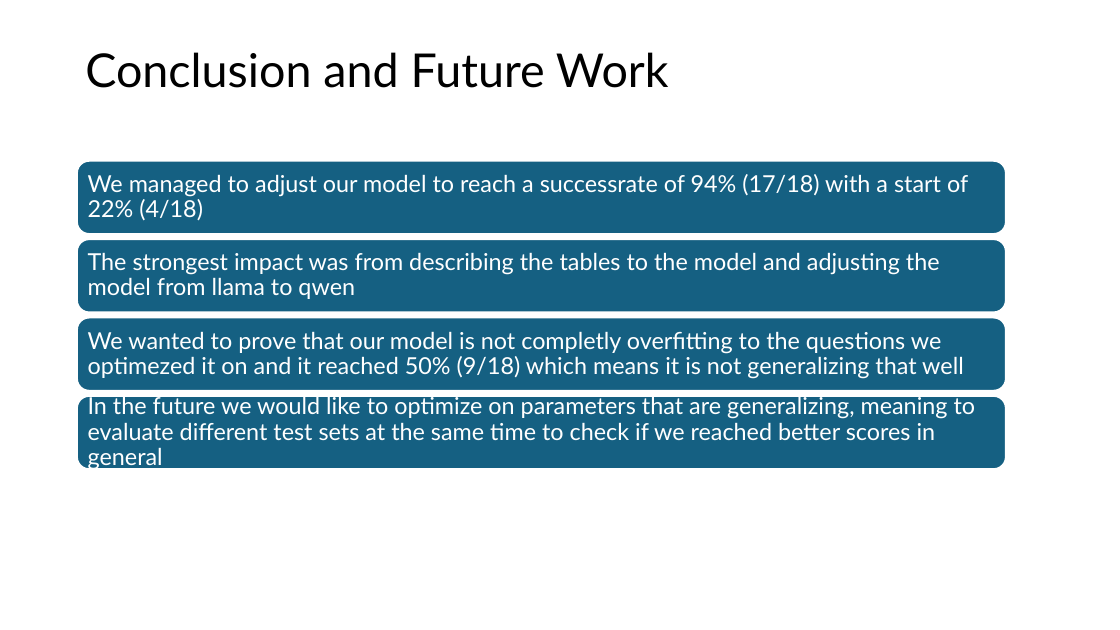
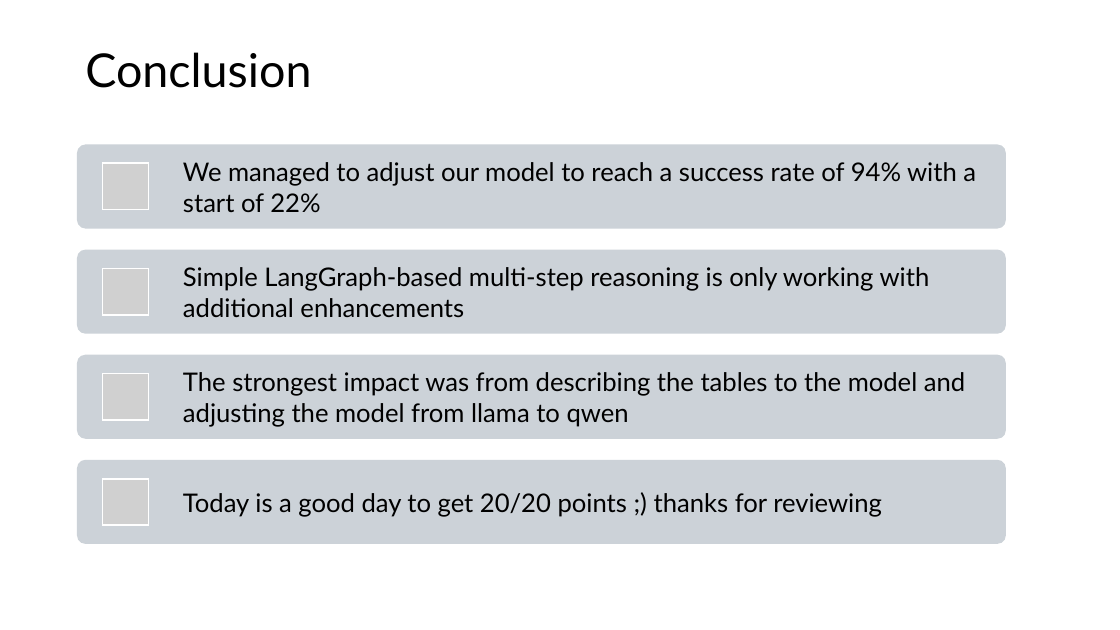
Before and after one commit to bjoern555/dwh2-text-to-sql, a slide deck: slide 8 of docs/DHW2_Wagner_Kryeziu_Johnson.pptx (slide 9 before the commit). Drawn at 1120x630 pixels with LibreOffice and Linux fonts; fonts in the diff are those of the drawing; grey boxes stand for pictures. Boxes give left, top, right and bottom in pixels: in the first picture for what was removed or moved away, otherwise in the second. Text is boxed around its words. In the diff, an @@ line names an element or a change of style, - is before the commit and + after.

Commit message:
updated pptx

```diff
--- a/docs/DHW2_Wagner_Kryeziu_Johnson.pptx
+++ b/docs/DHW2_Wagner_Kryeziu_Johnson.pptx
@@ text at [85, 52, 311, 88]: text changed @@
-Conclusion and Future Work
+Conclusion
@@ rounded rectangle: place and size @@
-rounded rectangle at [77, 161, 1007, 234]
+rounded rectangle at [77, 145, 1007, 229]
@@ text at [183, 162, 976, 213]: text changed; size 20 to 22 pt; text colour #FFFFFF to #000000 @@
-We managed to adjust our model to reach a successrate of 94% (17/18) with a start of 22% (4/18)
+We managed to adjust our model to reach a success rate of 94% with a start of 22%
@@ rounded rectangle: place and size @@
-rounded rectangle at [77, 239, 1007, 313]
+rounded rectangle at [77, 250, 1007, 334]
@@ rounded rectangle removed at [77, 318, 1007, 391] @@
@@ fill #156082 to #CCD2D8; outline #FFFFFF 1.5 pt to none; proportions changed in 3 elements at [77, 145, 1007, 229], [77, 250, 1007, 334], [77, 355, 1007, 439] @@
@@ rounded rectangle: place and size @@
-rounded rectangle at [77, 396, 1007, 469]
+rounded rectangle at [77, 355, 1007, 439]
@@ text removed at [88, 331, 964, 379] @@
-We wanted to prove that our model is not completly overfitting to the questions we optimezed it on and it reached 50% (9/18) which means it is not generalizing that well
@@ text "The strongest impact was from ...": place and size @@
-text "The strongest impact was from ..." at [88, 252, 940, 299]
+text "The strongest impact was from ..." at [183, 372, 965, 427]
@@ text "The strongest impact was from ..." at [183, 372, 965, 427]: size 20 to 22 pt, text colour #FFFFFF to #000000; line spacing 0.9 to 1 @@
@@ text removed at [88, 394, 976, 470] @@
-In the future we would like to optimize on parameters that are generalizing, meaning to evaluate different test sets at the same time to check if we reached better scores in general
@@ group added at [77, 164, 1007, 544]: 4 pictures, 2 texts, 1 rounded rectangle @@
+Simple LangGraph-based multi-step reasoning is only working with additional enhancements
+Today is a good day to get 20/20 points ;) thanks for reviewing
```
Also in this commit, not shown: 7 other slides changed, 1 slide added, 1 slide removed.
